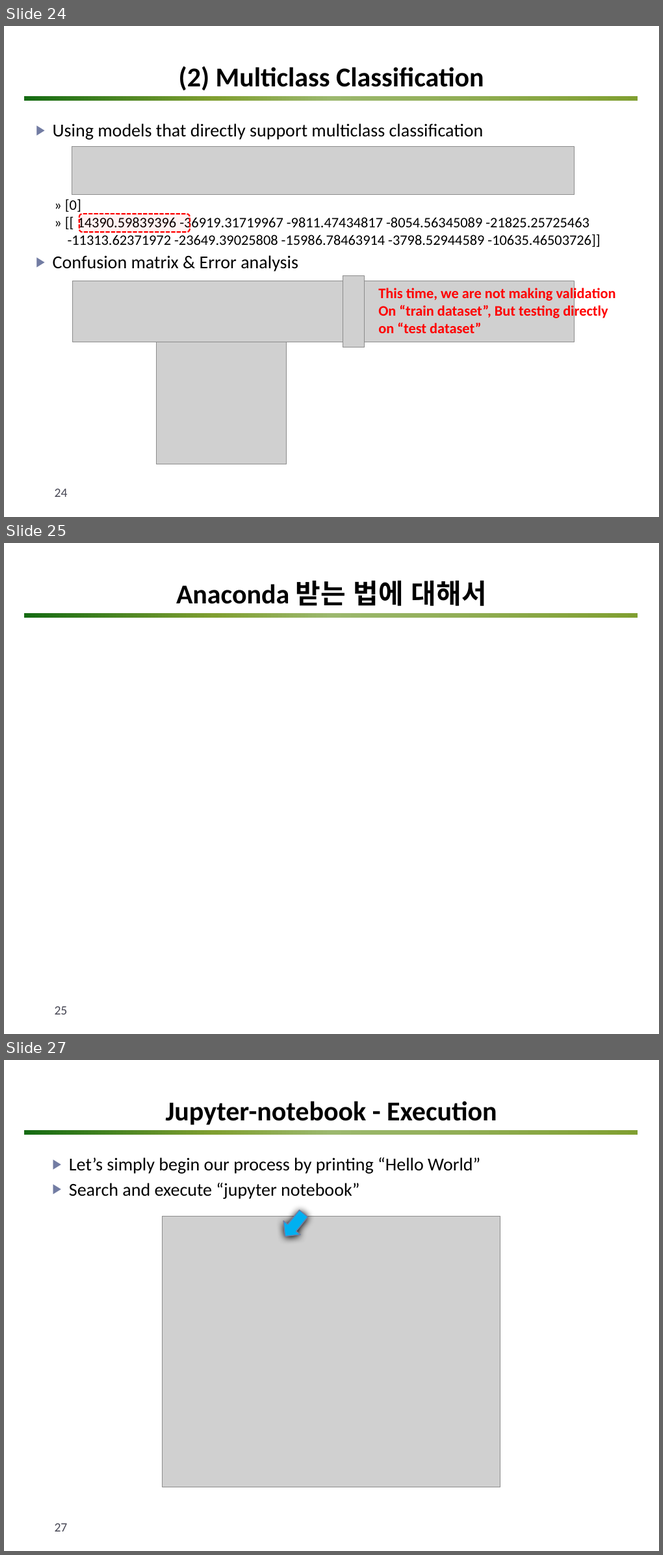
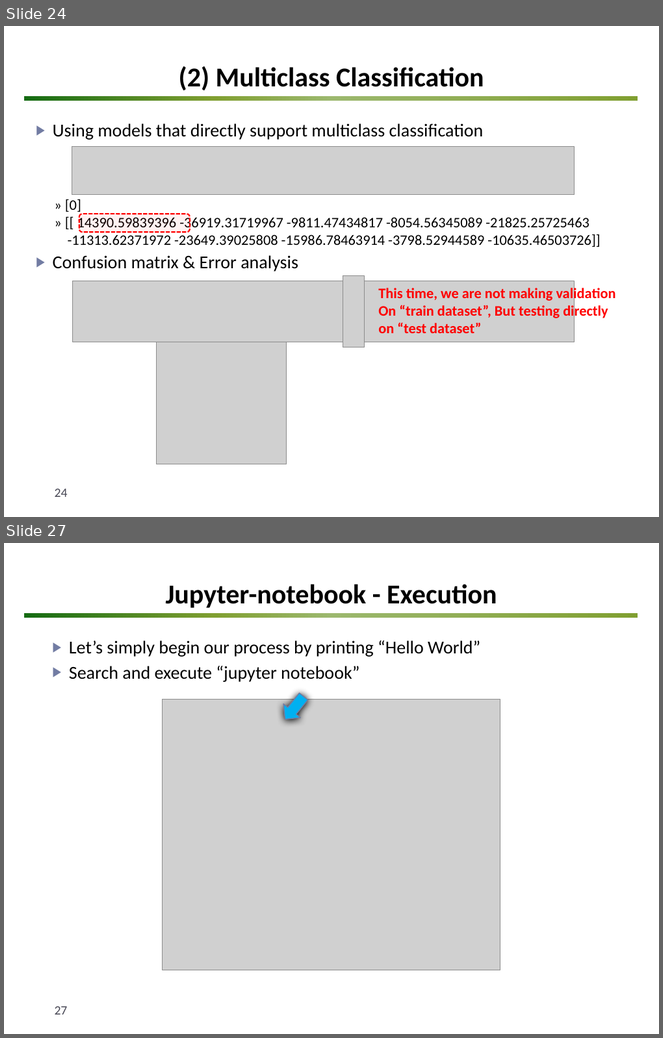
Before and after one commit to matphyscope/20220808_Lecture, a slide deck: lecture_ppts/Lecture 2 - MNIST Classification.pptx. Shown one above the other, each under a label of ours: slides 24, 25 and 27 before the commit, slides 24 and 27 after it; the slides between them are not shown. The pictures are 663x1555 and 663x1038 pixels, drawn with LibreOffice and Linux fonts; fonts in the diff are those of the drawing; grey boxes stand for pictures; background and template pictures are left out. Boxes give left, top, right and bottom in pixels: in the first picture for what was removed or moved away, otherwise in the second. Text is boxed around its words. In the diff, an @@ line names an element or a change of style, - is before the commit and + after.

```diff
--- a/lecture_ppts/Lecture 2 - MNIST Classification.pptx
+++ b/lecture_ppts/Lecture 2 - MNIST Classification.pptx
@@ slide 25 removed at (4, 543, 659, 1034), background #FFFFFF; not listed: 1 template element that a slide beside it also shows @@
@@ title removed at (176, 580, 487, 606) @@
-Anaconda 받는 법에 대해서
@@ page number removed at (55, 1006, 68, 1015) @@
-25
```
Also in this commit, not shown: 3 slides changed, 1 slide added, 10 other files.
